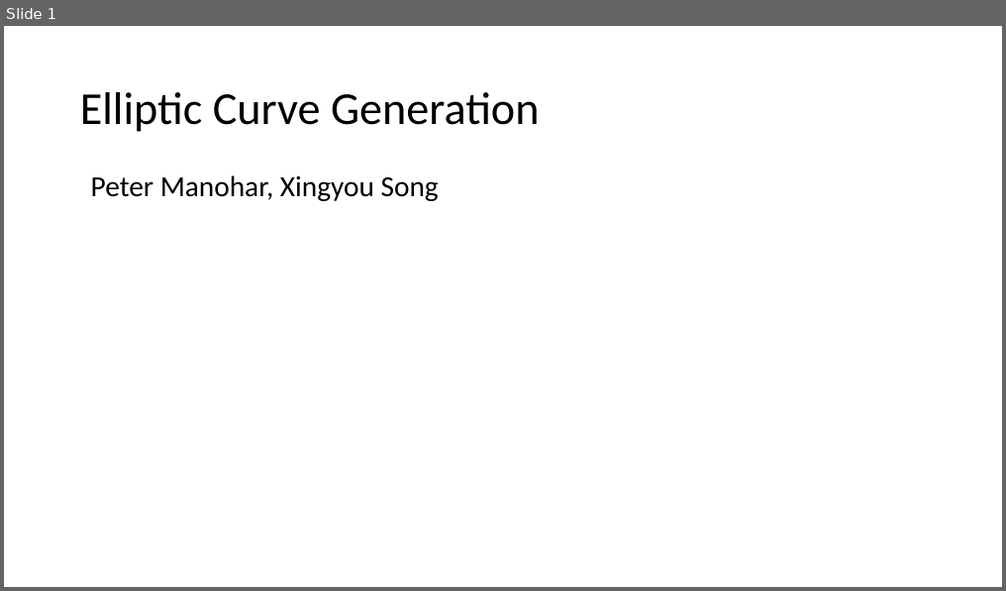
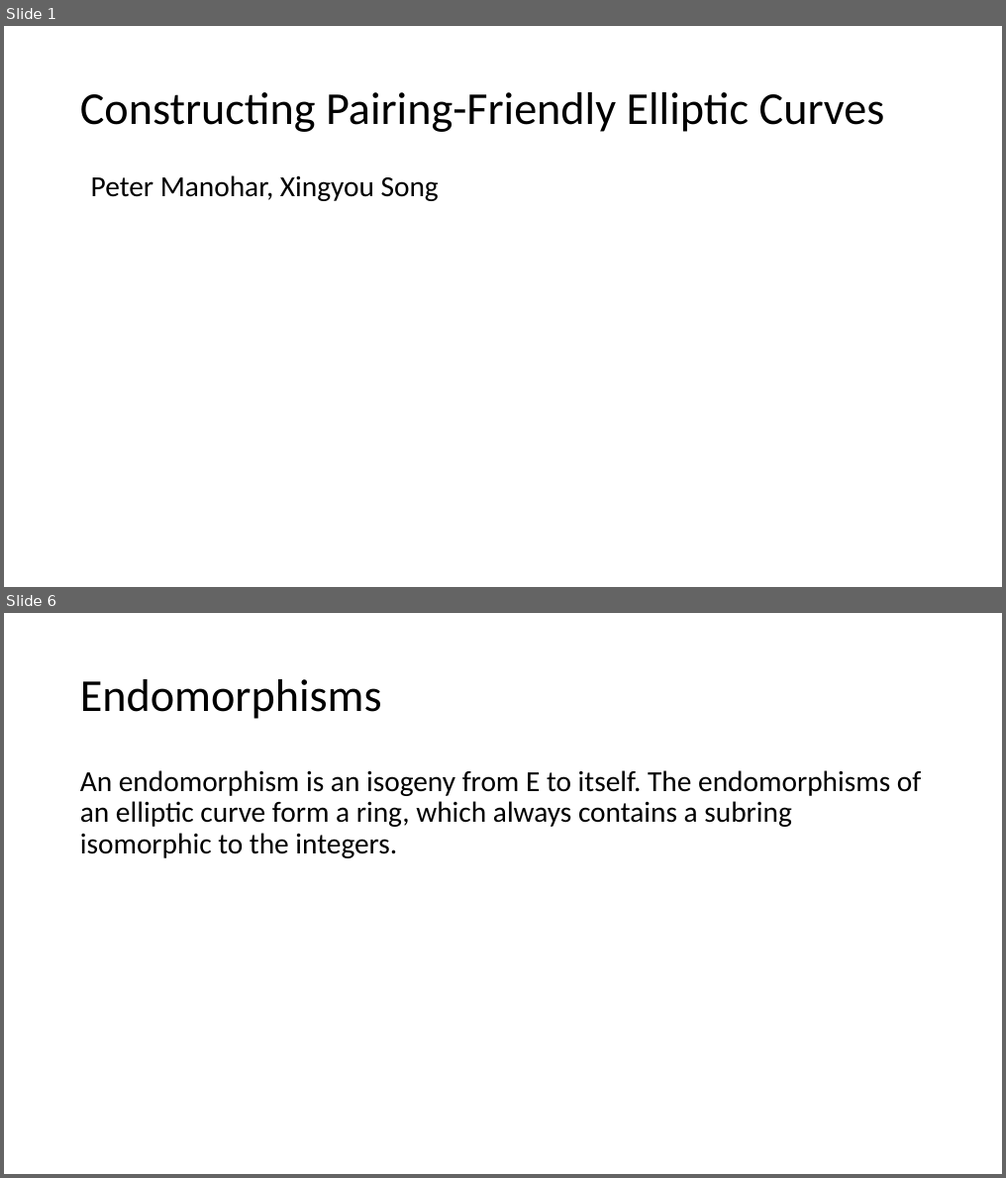
Before and after one commit to Srizzle/CS276-Project-Writeup, a slide deck: Presentation.ppt.pptx. Shown one above the other, each under a label of ours: slide 1 before the commit, slides 1 and 6 after it; the slides between them are not shown. The pictures are 1006x591 and 1006x1178 pixels, drawn with LibreOffice and Linux fonts; fonts in the diff are those of the drawing. Boxes give left, top, right and bottom in pixels: in the first picture for what was removed or moved away, otherwise in the second. Text is boxed around its words. In the diff, an @@ line names an element or a change of style, - is before the commit and + after.

```diff
--- a/Presentation.ppt.pptx
+++ b/Presentation.ppt.pptx
@@ slide 6 added at (4,613,1002,1174), background #FFFFFF @@
@@ title added at (80,679,382,719), 44 pt, text #000000 @@
+Endomorphisms
@@ text added at (80,770,921,859), 28 pt, text #000000 @@
+An endomorphism is an isogeny from E to itself. The endomorphisms of an elliptic curve form a ring, which always contains a subring isomorphic to the integers.
@@ slide 1 changed as well @@
@@ title at (80,92,885,132): text changed @@
-Elliptic Curve Generation
+Constructing Pairing-Friendly Elliptic Curves
```
Also in this commit, not shown: 7 other slides added, 1 slide removed, 8 other files.
